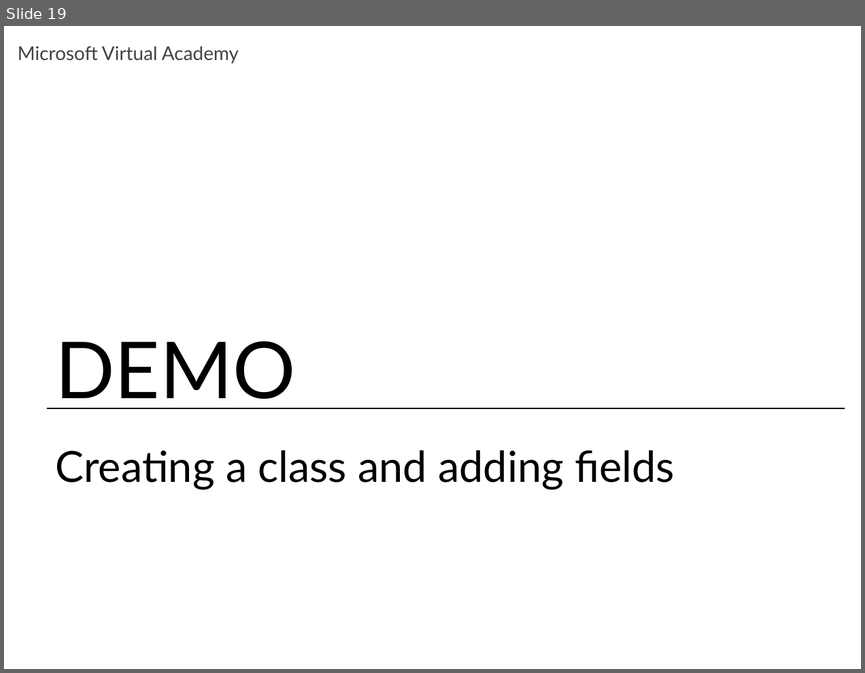
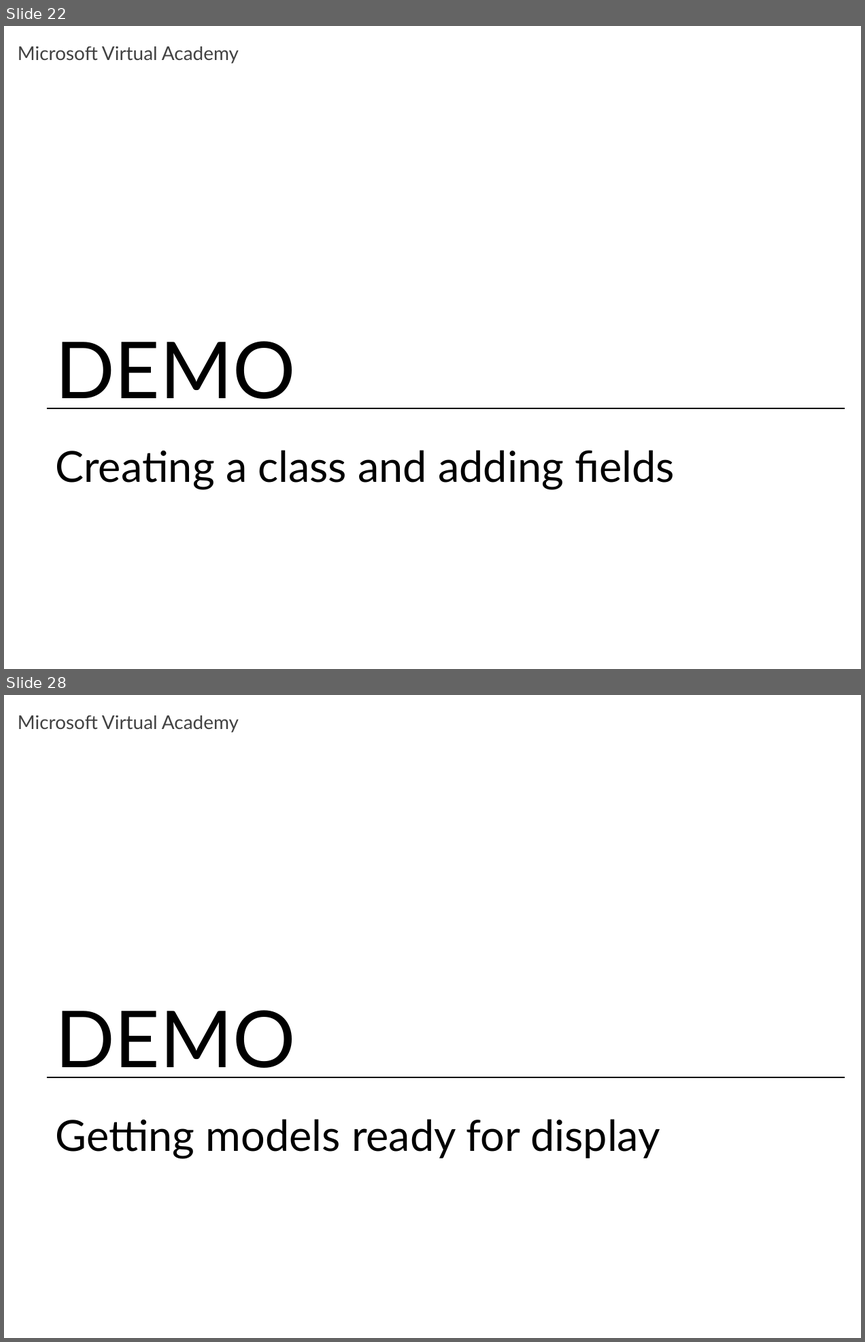
Before and after one commit to maxchv/LearnPython, a slide deck: week12/Models.pptx. Shown one above the other, each under a label of ours: slide 19 before the commit, slides 22 and 28 after it; the slides between them are not shown. The pictures are 865x673 and 865x1342 pixels, drawn with LibreOffice and Linux fonts; fonts in the diff are those of the drawing. Boxes give left, top, right and bottom in pixels: in the first picture for what was removed or moved away, otherwise in the second. Text is boxed around its words. In the diff, an @@ line names an element or a change of style, - is before the commit and + after.

```diff
--- a/week12/Models.pptx
+++ b/week12/Models.pptx
@@ slide 28 added at (x1=4, y1=695, x2=861, y2=1338), background #FFFFFF; not listed: 3 template elements that a slide beside it also shows @@
@@ title added at (x1=55, y1=1119, x2=660, y2=1159), 36 pt, text #000000 @@
+Getting models ready for display
@@ what was slide 19 is now slide 22 @@
```
Also in this commit, not shown: 6 slides changed, 16 other slides added.
